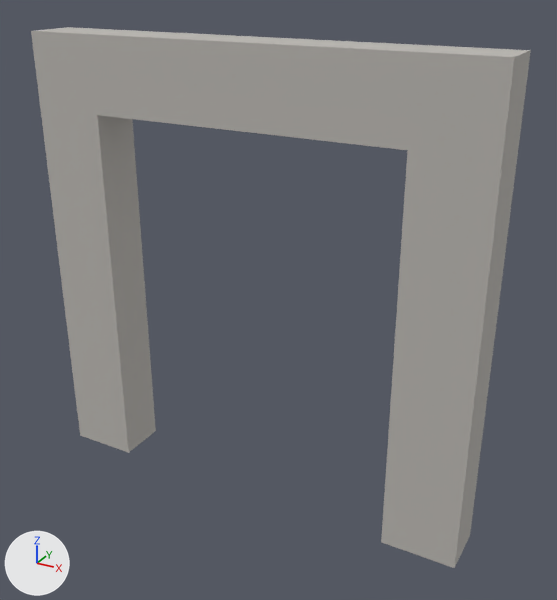
A saved change to the glTF model assets/models/door_frame.gltf.
One viewpoint serves both versions: a 50 mm lens placed at (0.776, -1.302, 1.134), pointed at (0.051, 0.016, 0.475). Lighting does not change. The marker at lower left points along +X, +Y and +Z. The picture after the commit comes second. Vertices at exactly the same position are counted once.

The scene before the commit, as lines of its bpy script (objects in view):
```python
mat_material_0 = principled_material('Material_0')
mat_material_0.base_color = (0.5, 0.48, 0.45)  # grey #bcb8b3
mat_material_0.roughness = 1.0
me_mesh_0 = bpy.data.meshes.new('Mesh_0')
me_mesh_0.from_pydata(...)  # 20 vertices, 36 faces; spans x -0.5..0.5, y -0.056..0.056, z 0.0..1.0
me_mesh_0.materials.append(mat_material_0)  # grey #bcb8b3
ob_mesh_0 = bpy.data.objects.new('Mesh_0', me_mesh_0)
ob_mesh_0.location = (0.0, 0.0, 0.0)
```
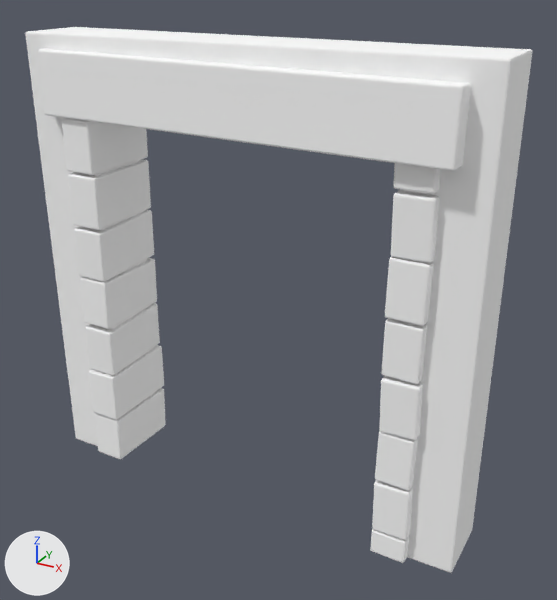
What changed in the scene script:
```text
Change mat_material_0:
    mat_material_0.base_color: (0.5, 0.48, 0.45) -> (1.0, 1.0, 1.0)  # grey #bcb8b3 -> white #ffffff
Change me_mesh_0:
    used by ob_mesh_0; location = (0.0, 0.0, 0.0)
    remove me_mesh_0.from_pydata(...)  # 20 vertices, 36 faces; spans x -0.5..0.5, y -0.056..0.056, z 0.0..1.0
    add me_mesh_0.from_pydata(...)  # 1096 vertices, 2124 faces; spans x -0.5..0.5, y -0.118..0.118, z -0.002..1.0
    me_mesh_0 part 1: 20 vertices removed from x -0.5..0.5, y -0.056..0.056, z 0.0..1.0; 1096 vertices added at x -0.5..0.5, y -0.118..0.118, z -0.002..1.0
```

Location of each change, (x1, y1, x2, y2) in pixels of the pictures (557 x 600 px):
'Mesh_0', recoloured, reshaped: before (31, 27, 531, 568); after (25, 27, 532, 573)
